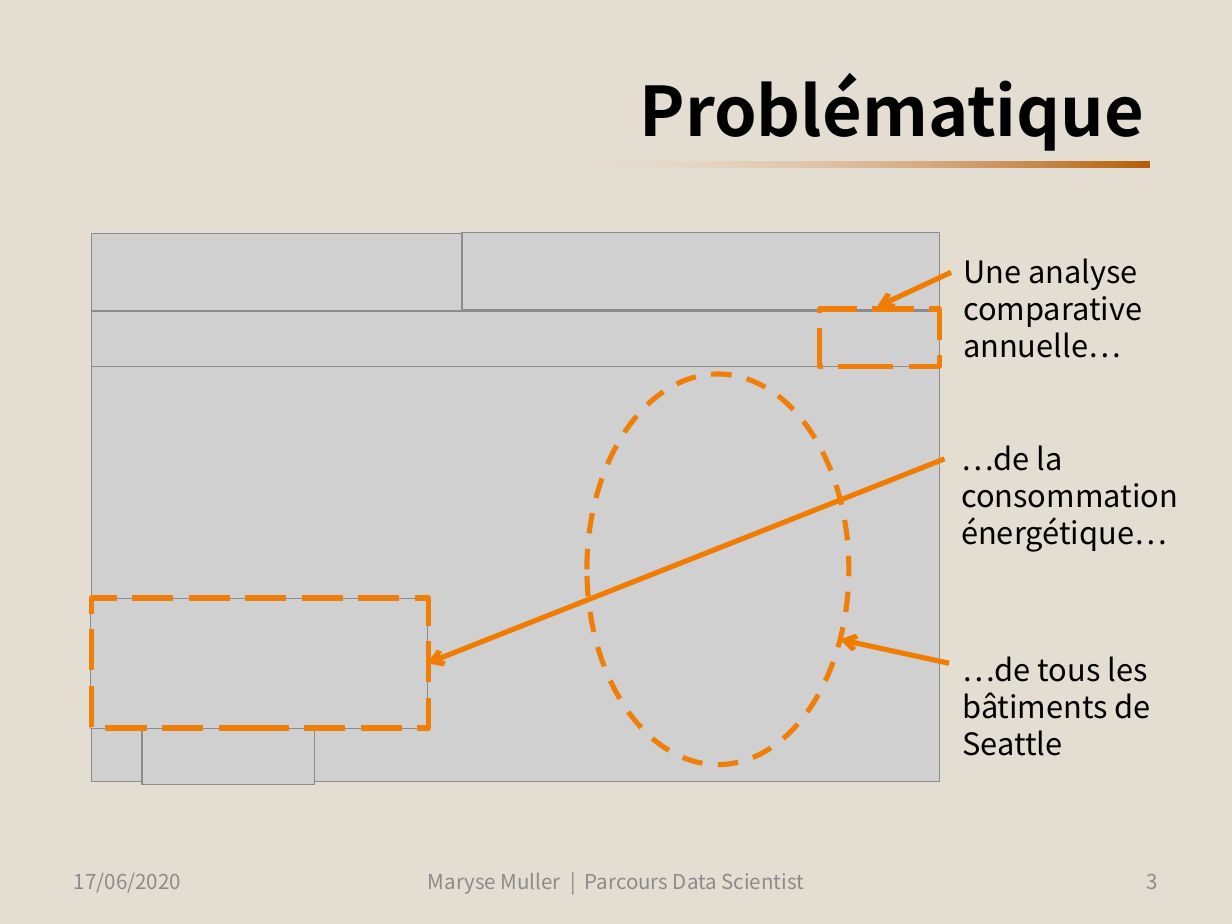
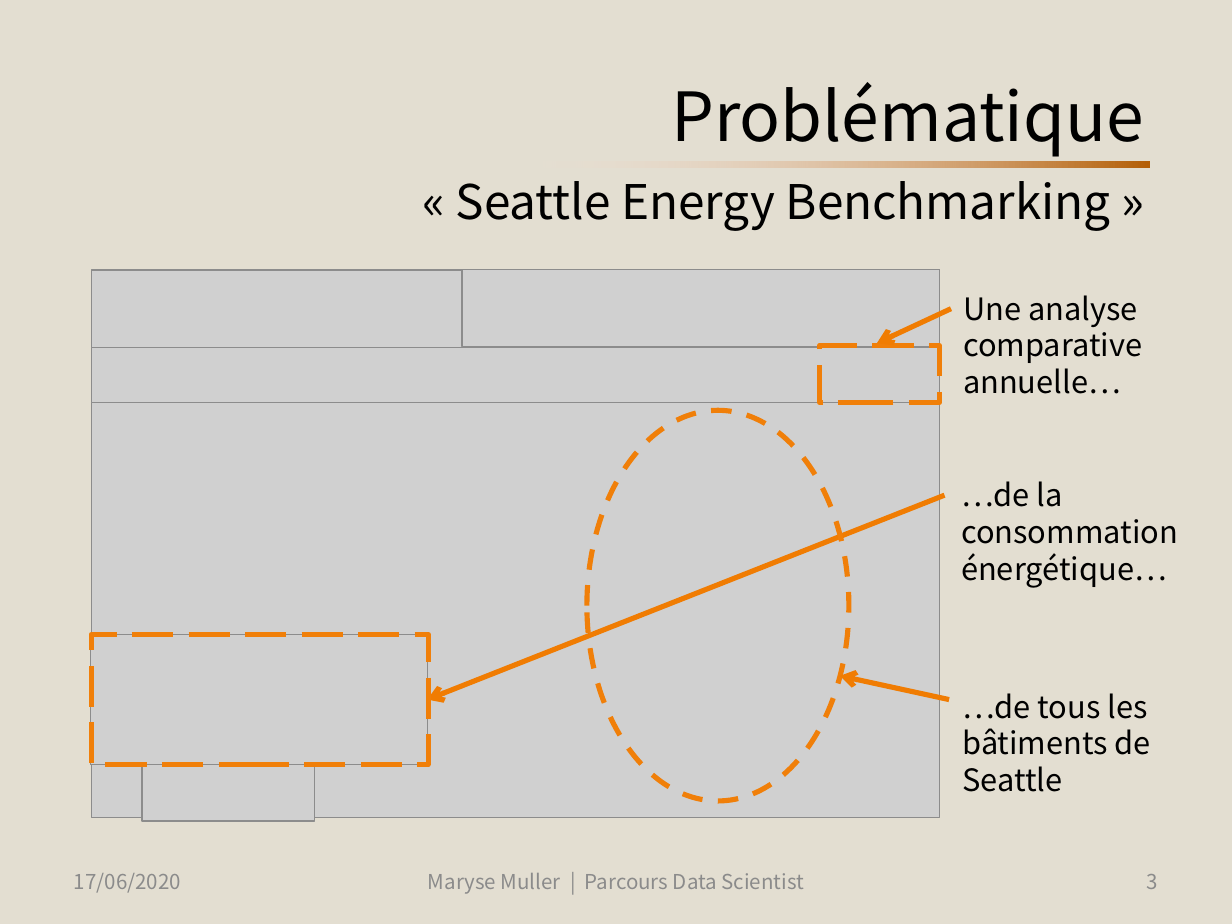
Before and after one commit to SmellyArmure/OC_DS_Project4, a slide deck: slide 3 of PRESENTATION/Projet4.pptx. Drawn at 1232x924 pixels with LibreOffice and Linux fonts; fonts in the diff are those of the drawing; grey boxes stand for pictures. Boxes give left, top, right and bottom in pixels: in the first picture for what was removed or moved away, otherwise in the second. Text is boxed around its words. In the diff, an @@ line names an element or a change of style, - is before the commit and + after.

```diff
--- a/PRESENTATION/Projet4.pptx
+++ b/PRESENTATION/Projet4.pptx
@@ title at box(456, 82, 1144, 231): text changed; size 40 to 27.9 pt; bold off @@
-Problématique
+Problématique
+« Seattle Energy Benchmarking »
@@ 6 pictures, 3 texts, 3 arrows, 2 rectangles, 1 ellipse: place and size @@
-6 pictures, 3 texts, 3 arrows, 2 rectangles, 1 ellipse at box(90, 233, 1178, 785)
+6 pictures, 3 texts, 3 arrows, 2 rectangles, 1 ellipse at box(90, 270, 1178, 821)
```
Also in this commit, not shown: 9 other slides changed, 18 slides added, 7 slides removed, 20 other files.
